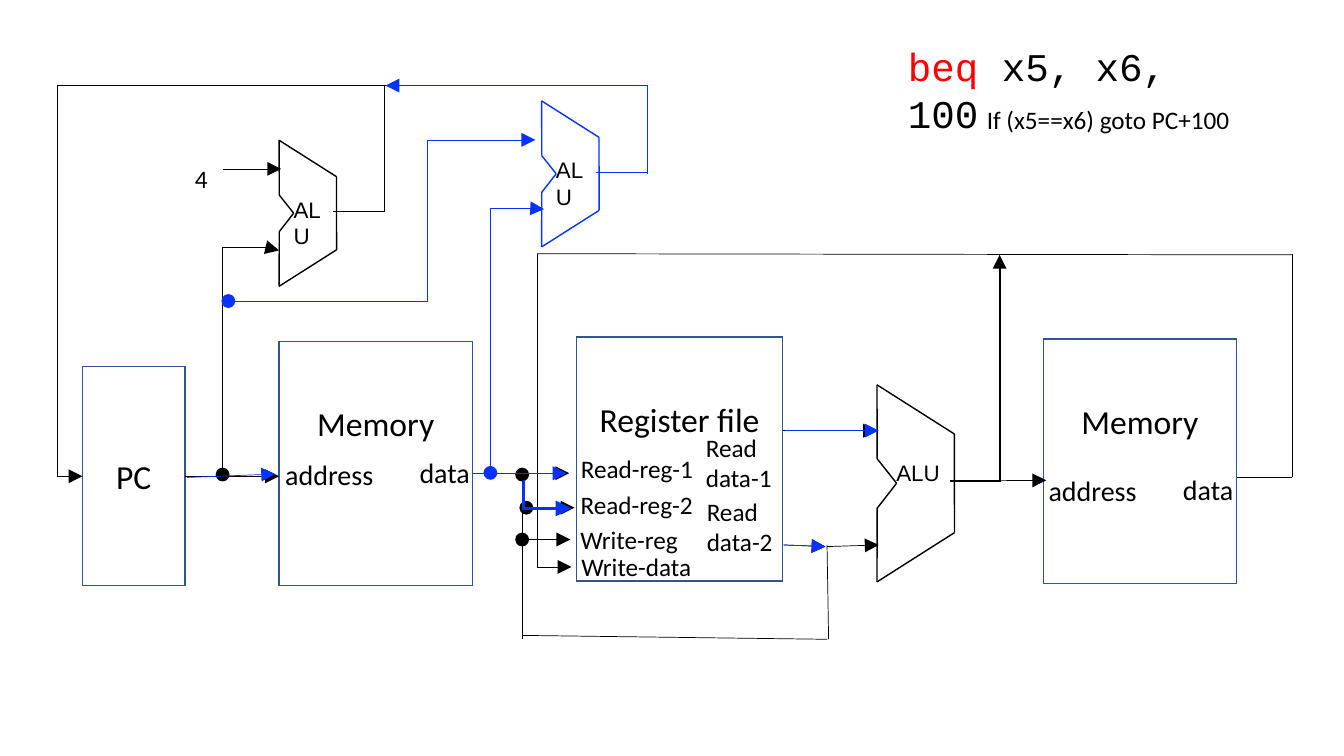
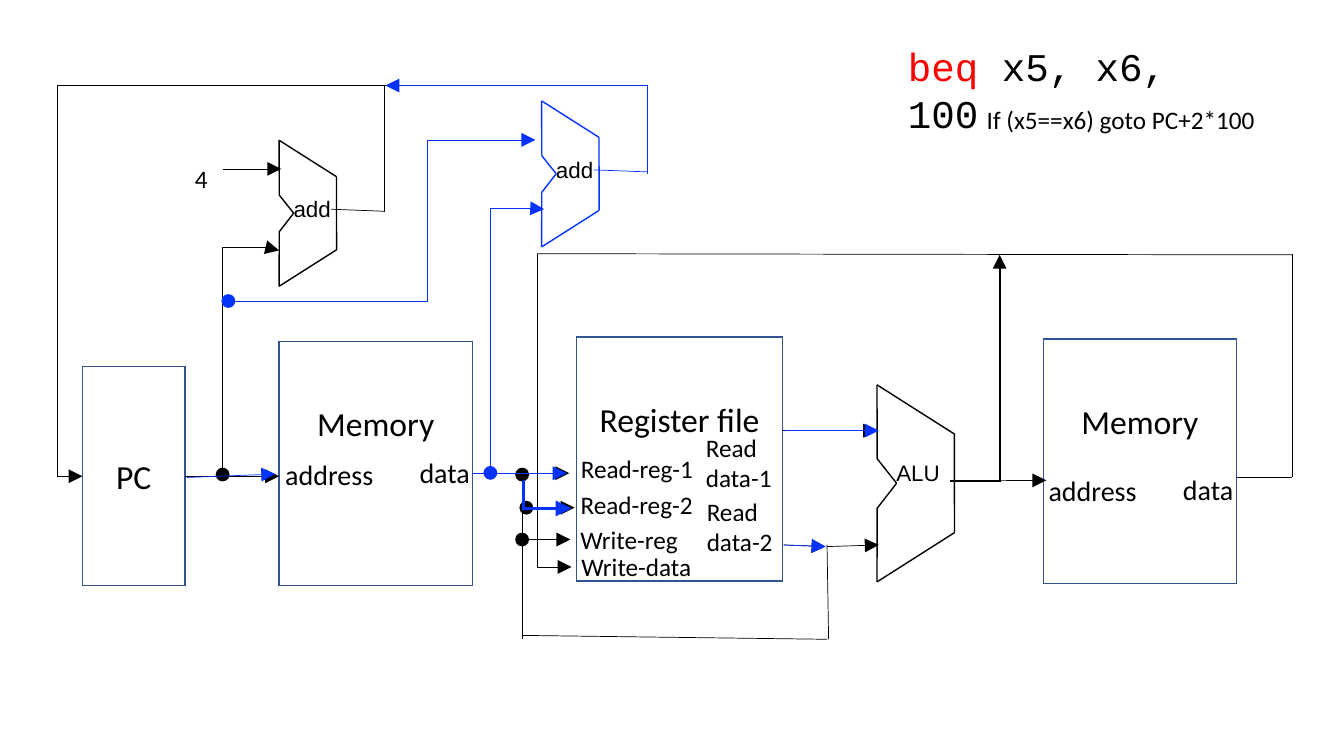
Before and after one commit to NYU-CSO/nyu-cso.github.io, a slide deck: slide 15 of notes/arch-cpu-simple.pptx. Drawn at 1344x756 pixels with LibreOffice and Linux fonts; fonts in the diff are those of the drawing. Boxes give left, top, right and bottom in pixels: in the first picture for what was removed or moved away, otherwise in the second. Text is boxed around its words. In the diff, an @@ line names an element or a change of style, - is before the commit and + after.

```diff
--- a/notes/arch-cpu-simple.pptx
+++ b/notes/arch-cpu-simple.pptx
@@ text at (987, 110, 1255, 134): text changed @@
-If (x5==x6) goto PC+100
+If (x5==x6) goto PC+2*100
@@ text at (556, 161, 593, 179): text changed @@
-ALU
+add
@@ text at (294, 200, 331, 218): text changed @@
-ALU
+add
```
Also in this commit, not shown: 19 other slides changed, 1 slide added, 1 slide removed, 1 other file.
